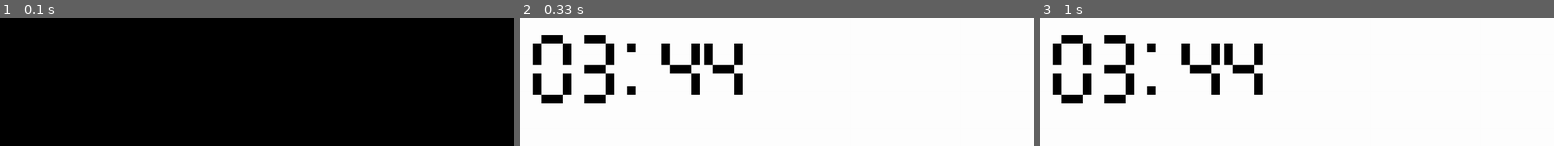
Above: before the commit, frames 1-3 (left to right).
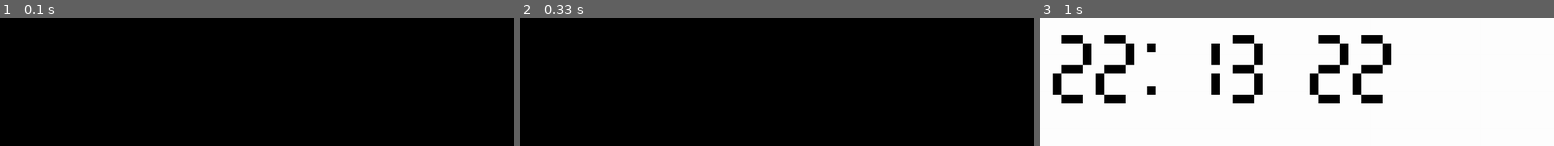
Above: after the commit, the same moments.

Repository: charliehuang09/minecraft
Game: pygame game, started from pygame_draw_digit.py
The game is run twice, just before and just after one commit, with the same random seed, the same clock (stepped at 60 frames per second) and the same inputs.
Inputs:
- Up to frame 1 (0.1 s): no input
- Up to frame 2 (0.33 s): no input
- Up to frame 3 (1 s): no input

Frame 1 is identical in both runs. In frame 2, 95% of the frame differs, in the area x 0-100%, y 0-100%; in frame 3, 5.8%.

Commit message:
draw hour minute and second

Diff:
--- a/pygame_draw_digit.py
+++ b/pygame_draw_digit.py
@@ -1,6 +1,8 @@
 import pygame
 from math import pi
 import datetime
+import time
+
 
 mapping = (
     (0,1,2,4,5,6),
@@ -59,11 +61,11 @@
 
     # This limits the while loop to a max of 10 times per second.
     # Leave this out and we will use all CPU we can.
-    clock.tick(10)
+    clock.tick(3)
 
     for event in pygame.event.get(): # User did something
         if event.type == pygame.QUIT: # If user clicked close
-            done=True # Flag that we are done so we exit this loop
+            done = True # Flag that we are done so we exit this loop
 
     # All drawing code happens after the for loop and but
     # inside the main while done==False loop.
@@ -78,31 +80,44 @@
     startingY = 40
     spacing = 100
 
+    curTime = datetime.datetime.now()
+    print (curTime)
+    hour = curTime.hour
+    min = curTime.minute
+    min_ones_place = min % 10
+    min_tenths_place = int((min - min_ones_place) / 10)
+    hour_ones_place = hour % 10
+    hour_tenths_place =  int((hour - hour_ones_place ) / 10)
+    sec = curTime.second
+    sec_ones_place = sec % 10
+    sec_tenths_place = int((sec - sec_ones_place) / 10)
+
     #for n in range(10):
     #    drawDigit(startingX + n * (barWidth + barHeight * 3) , startingY, n)
 
-    curTime = datetime.datetime.now()
-    hour = curTime.hour
-    min = curTime.minute
-
     #print(curTime)
     #draw hour first digit:
-    drawDigit(startingX, startingY, 0)
+    drawDigit(startingX, startingY, hour_tenths_place)
 
     #draw hour second digit:
-    drawDigit(startingX + spacing, startingY, 3)
+    drawDigit(startingX + spacing, startingY, hour_ones_place)
     #draw colon:
 
     pygame.draw.rect(screen, BLACK, [startingX - barHeight + spacing + spacing + 20, startingY + barHeight, 20, 20]) # 6
     pygame.draw.rect(screen, BLACK, [startingX - barHeight + spacing + spacing + 20, startingY + 100 + barHeight, 20, 20]) # 6
     #draw minute first digit:
-    drawDigit(startingX + spacing + spacing + spacing, startingY, 4)
+    drawDigit(startingX + spacing + spacing + spacing, startingY, min_tenths_place)
 
     #draw minute second digit:
-    drawDigit(startingX + spacing + spacing + spacing + spacing, startingY, 4)
+    drawDigit(startingX + spacing + spacing + spacing + spacing, startingY, min_ones_place )
 
+    drawDigit(startingX + spacing + spacing + spacing + spacing + spacing + spacing, startingY, sec_tenths_place)
+
+    drawDigit(startingX + spacing + spacing + spacing + spacing + spacing + spacing + spacing, startingY, sec_tenths_place)
 
     pygame.display.flip()
+
+    time.sleep(0.5)
 
 
 # Be IDLE friendly
--- a/test.py
+++ b/test.py
@@ -1,10 +1,14 @@
 import mcpi.minecraft as minecraft
 import mcpi.block as block
 import datetime
+import math
 #mc = minecraft.Minecraft.create("mc.fipy.me",4711)
 #mc.postToChat("hello never mind")
 
 curTime = datetime.datetime.now()
 
-print(curTime.hour)
-print(curTime.minute)
+a = divmod(10,3)
+
+print (a)
+
+exit()
